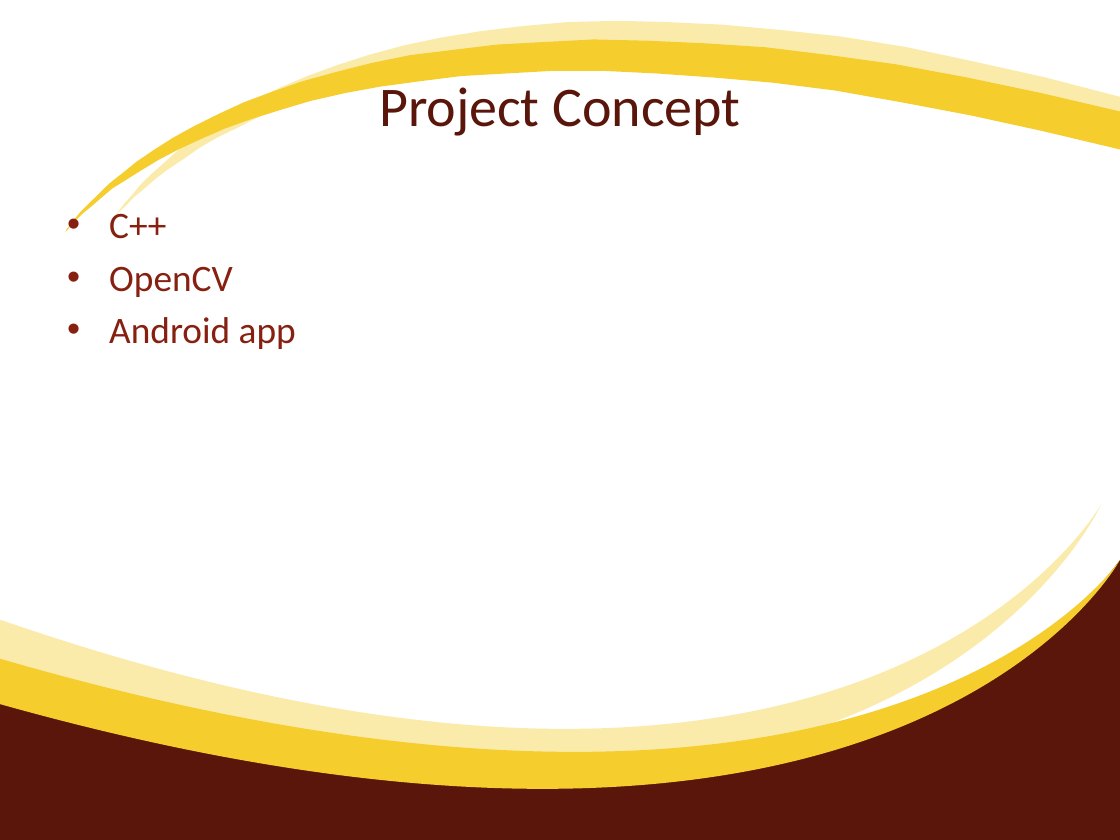
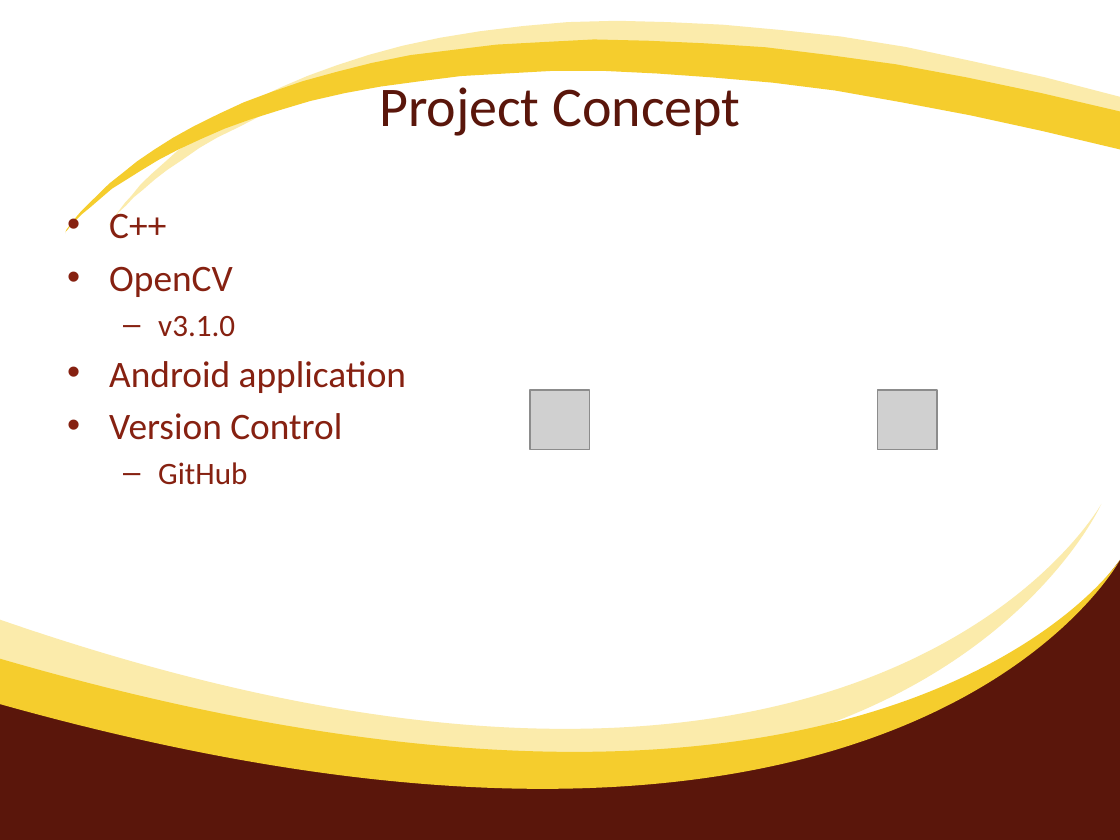
Before and after one commit to ejezisek/vision, a slide deck: slide 10 of Presentation/Virtual.Backdrop.pptx (slide 9 before the commit). Drawn at 1120x840 pixels with LibreOffice and Linux fonts; fonts in the diff are those of the drawing; grey boxes stand for pictures. Boxes give left, top, right and bottom in pixels: in the first picture for what was removed or moved away, otherwise in the second. Text is boxed around its words. In the diff, an @@ line names an element or a change of style, - is before the commit and + after.

```diff
--- a/Presentation/Virtual.Backdrop.pptx
+++ b/Presentation/Virtual.Backdrop.pptx
@@ text at (109, 316, 406, 485): text changed @@
-• Android app
+  – v3.1.0
+• Android application
+• Version Control
+  – GitHub
@@ picture added at (530, 390, 589, 449) @@
@@ picture added at (877, 390, 936, 449) @@
```
Also in this commit, not shown: 3 other slides changed, 1 slide added.
